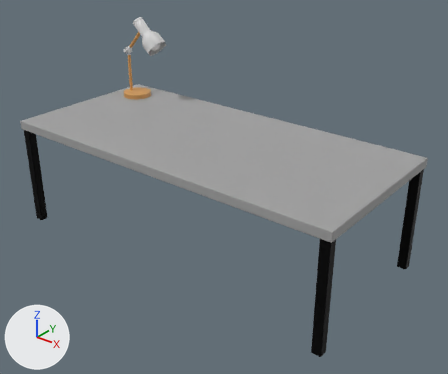
A saved change to the glTF model Bureau.glb.
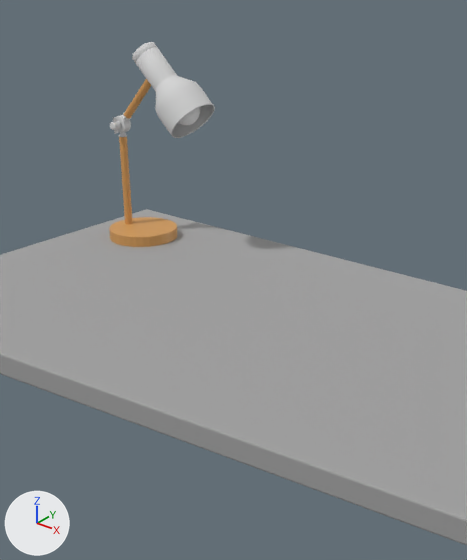
Old and new are each drawn whole from a camera (50 mm lens) standing at (7.86, -9.32, 4.86) and looking at (0.46, -0.07, -0.88) and again close up on the part from 18% to 60% of the width and 0% to 60% of the height. Arrows for +X, +Y and +Z are at lower left; the lights stay in place. Where no turn or scale is listed for an object, it has been applied to the vertices. Vertices at the same position are counted once.
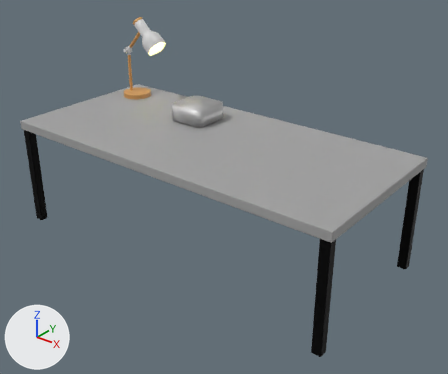
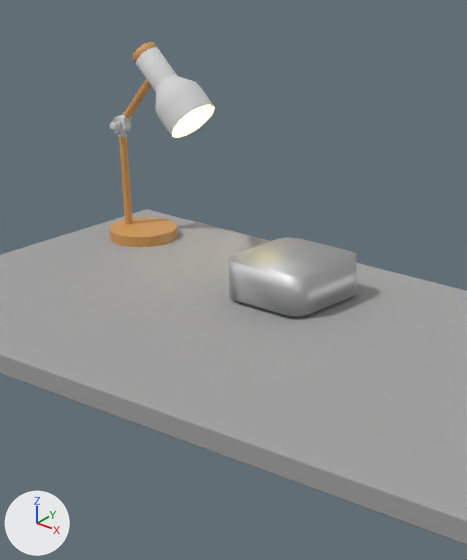
Boxes (x1, y1, x2, y2) around the edits, measured in the close-ups (467 x 560 px):
'Cube', added: after (228, 237, 356, 316)
'Sphere', recoloured (grey to white): (178, 108, 200, 125) in both
part 1 of me_cylinder_002, recoloured (grey to orange): (132, 42, 158, 63) in both

What changed in the scene script:
```text
Add mat_ampoule:
    mat_ampoule = principled_material('Ampoule')
    mat_ampoule.base_color = (0.0, 0.0, 0.0)  # black #000000
    mat_ampoule.metallic = 1.0
    mat_ampoule.roughness = 1.0
    mat_ampoule.emission_color = (1.0, 0.952, 0.254)  # yellow #fffa8a
    mat_ampoule.emission_strength = 23.8
Add mat_mac:
    mat_mac = principled_material('Mac')
    mat_mac.base_color = (0.561, 0.561, 0.561)  # light grey #c5c5c5
    mat_mac.metallic = 0.87
    mat_mac.roughness = 0.55
Change me_cylinder_002:
    where me_cylinder_002.from_pydata(...)  # 576 vertices, 1148 faces; spans x 0.07..0.946, y -0.247..0.247, z 1.065..1.919
    used by ob_cylinder_002; location = (-3.306, 1.133, 0.145)
    me_cylinder_002 part 1: 158 faces spanning x 0.07..0.292, y -0.129..0.129, z 1.688..1.919 switch from mat_blanclampe (light grey #dadada) to mat_boislampe (orange #d49b58)
Change me_sphere:
    where me_sphere.from_pydata(...)  # 482 vertices, 960 faces; spans x 0.553..0.819, y -0.133..0.133, z 1.194..1.461
    add me_sphere.materials.append(mat_ampoule)  # black #000000
Add me_cube_004:
    me_cube_004.from_pydata(...)  # 237 vertices, 470 faces; spans x -0.456..0.456, y -0.456..0.456, z -0.176..0.176
    me_cube_004.materials.append(mat_mac)  # light grey #c5c5c5
Add ob_cube:
    ob_cube = bpy.data.objects.new('Cube', me_cube_004)
    ob_cube.location = (-0.926, 0.698, 0.311)
```
